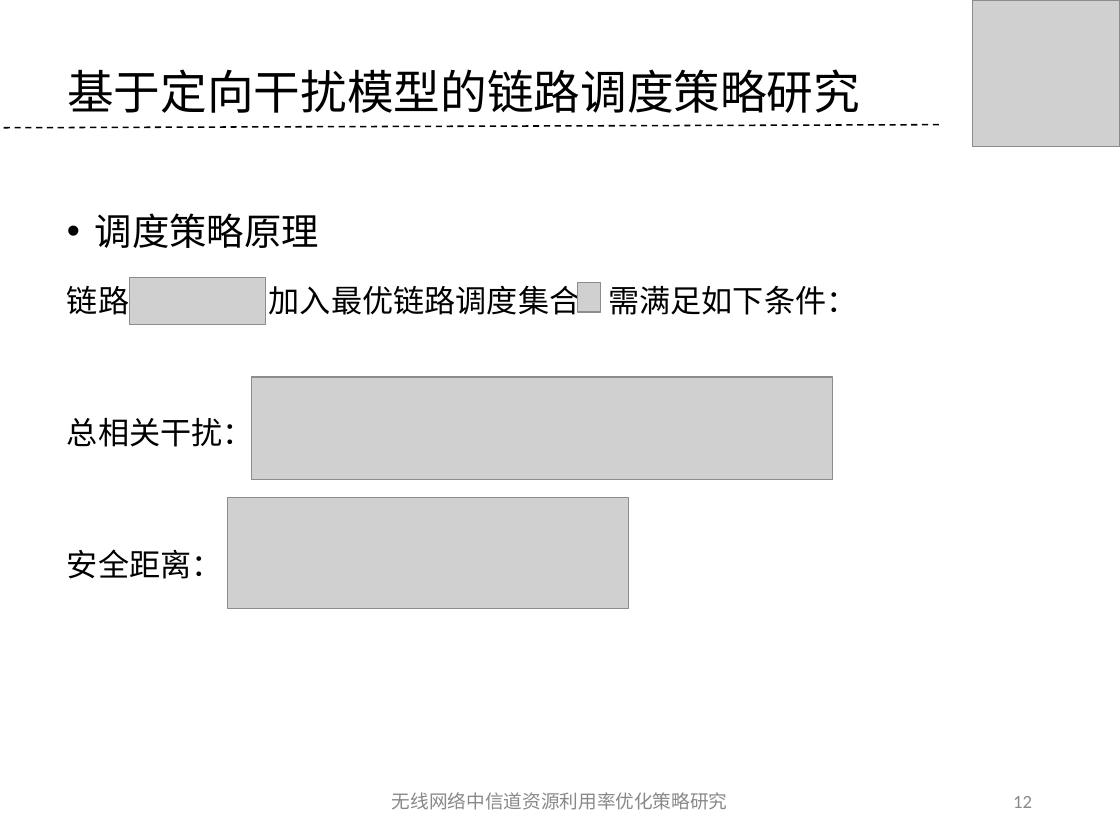
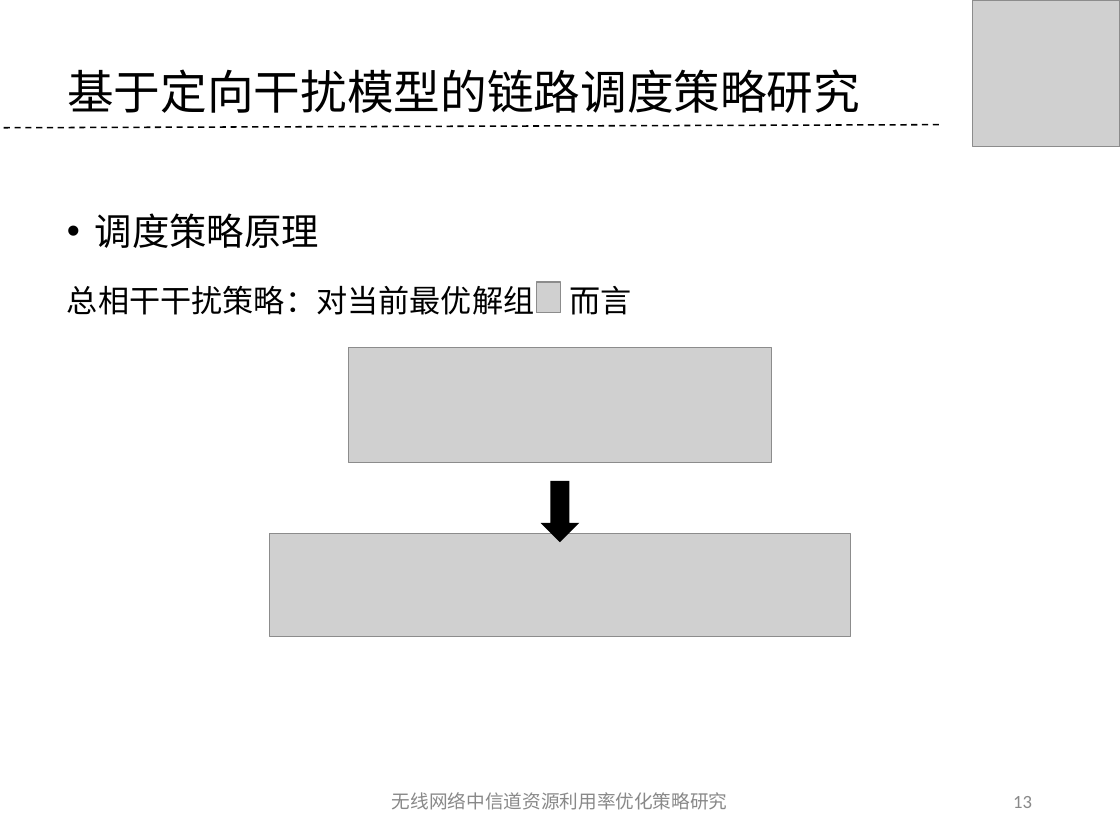
Before and after one commit to tangzhaoshu/playground, a slide deck: slide 13 of ResearchWork/毕业答辩--唐兆树.ppt (slide 12 before the commit). Drawn at 1120x840 pixels with LibreOffice and Linux fonts; fonts in the diff are those of the drawing; grey boxes stand for pictures; background and template pictures are left out. Boxes give left, top, right and bottom in pixels: in the first picture for what was removed or moved away, otherwise in the second. Text is boxed around its words. In the diff, an @@ line names an element or a change of style, - is before the commit and + after.

```diff
--- a/ResearchWork/毕业答辩--唐兆树.ppt
+++ b/ResearchWork/毕业答辩--唐兆树.ppt
@@ text at [67, 286, 631, 315]: text changed @@
-链路 加入最优链路调度集合 需满足如下条件：
-总相关干扰：
-安全距离：
+总相干干扰策略：对当前最优解组 而言
@@ picture removed at [129, 278, 264, 325] @@
@@ picture: place and size @@
-picture at [578, 282, 601, 312]
+picture at [536, 282, 561, 314]
@@ picture: place and size @@
-picture at [252, 377, 833, 480]
+picture at [348, 347, 772, 463]
@@ down arrow added at [542, 482, 577, 541], fill #000000, outline #000000 0.99 pt @@
@@ picture: place and size @@
-picture at [227, 497, 628, 608]
+picture at [270, 533, 851, 636]
@@ page number at [1013, 796, 1032, 808]: text changed @@
-12
+13
```
Also in this commit, not shown: 18 other slides changed, 2 slides removed, 47 other files.
